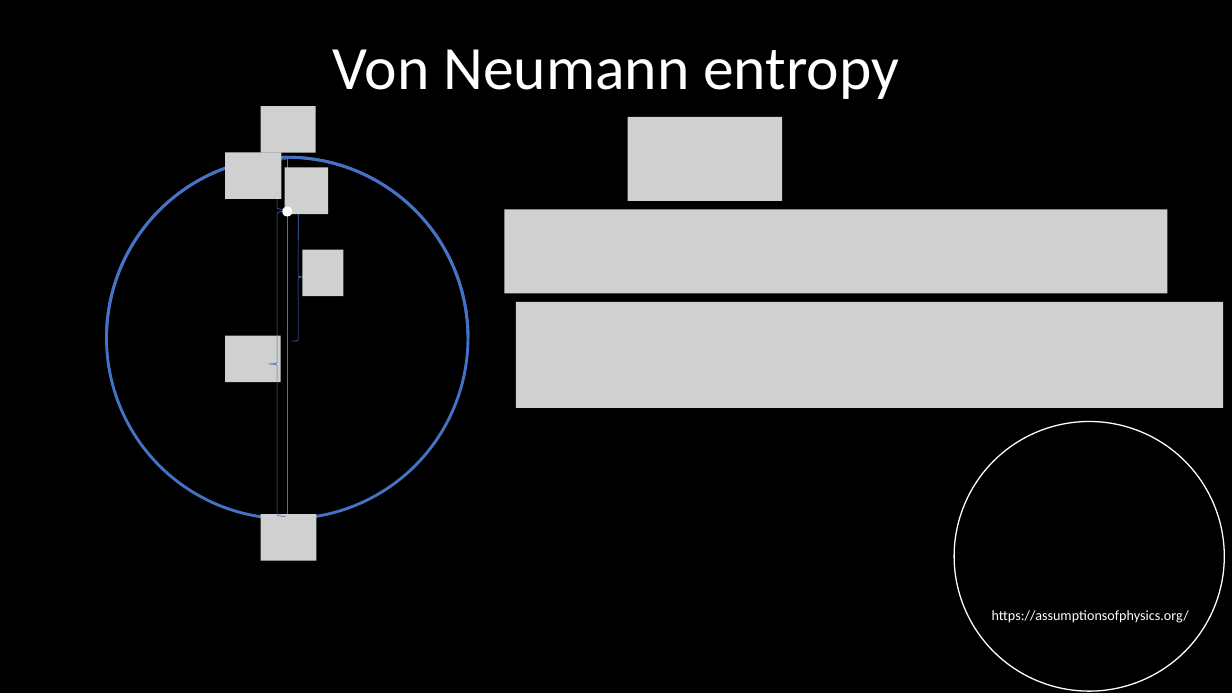
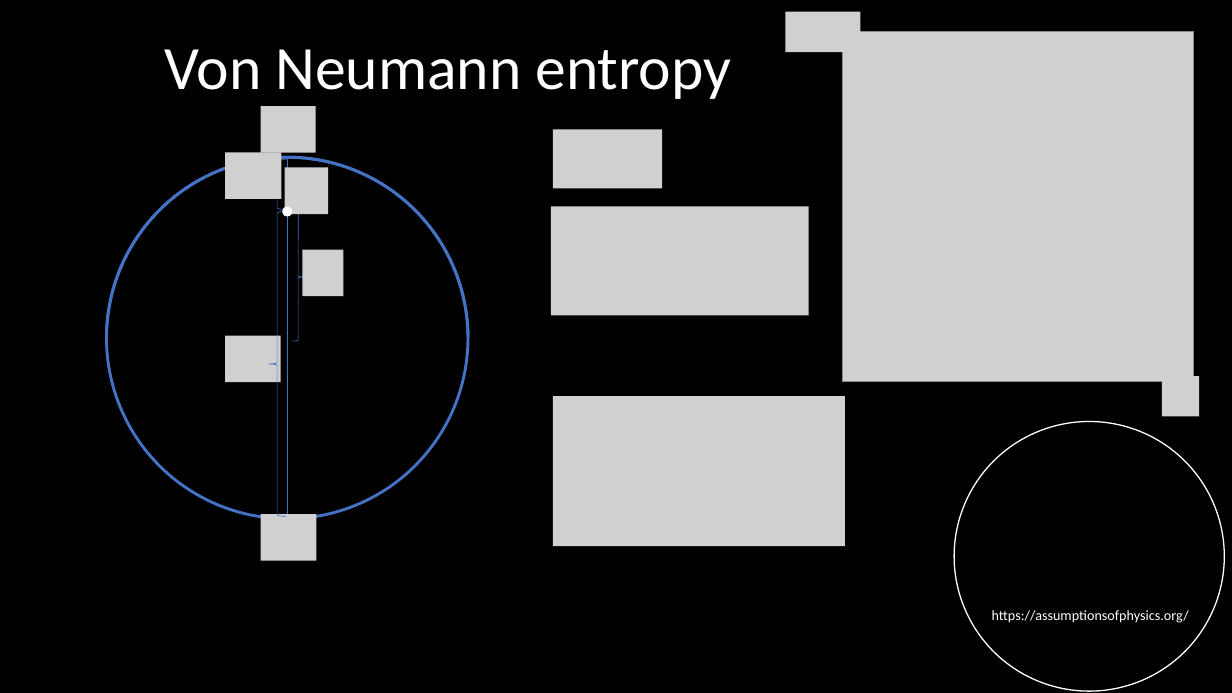
Before and after one commit to assumptionsofphysics/slides, a slide deck: slide 8 of 2026/20260701-BornIsEntropy.pptx (slide 12 before the commit). Drawn at 1232x693 pixels with LibreOffice and Linux fonts; fonts in the diff are those of the drawing; grey boxes stand for pictures; background and template pictures are left out. Boxes give left, top, right and bottom in pixels: in the first picture for what was removed or moved away, otherwise in the second. Text is boxed around its words. In the diff, an @@ line names an element or a change of style, - is before the commit and + after.

Commit message:
Updating slides for Born-entropy relationship

```diff
--- a/2026/20260701-BornIsEntropy.pptx
+++ b/2026/20260701-BornIsEntropy.pptx
@@ text "Von Neumann entropy": place and size @@
-text "Von Neumann entropy" at <box>332,49,899,99</box>
+text "Von Neumann entropy" at <box>165,49,731,99</box>
@@ picture added at <box>786,12,860,53</box> @@
@@ picture added at <box>843,31,1194,382</box> @@
@@ picture removed at <box>628,117,782,201</box> @@
@@ picture added at <box>553,129,662,189</box> @@
@@ picture: place and size @@
-picture at <box>505,210,1168,294</box>
+picture at <box>551,206,809,315</box>
@@ picture removed at <box>516,302,1223,409</box> @@
@@ picture added at <box>1162,376,1199,417</box> @@
@@ picture added at <box>553,396,845,546</box> @@
```
Also in this commit, not shown: 2 other slides changed, 15 slides added, 10 slides removed.
